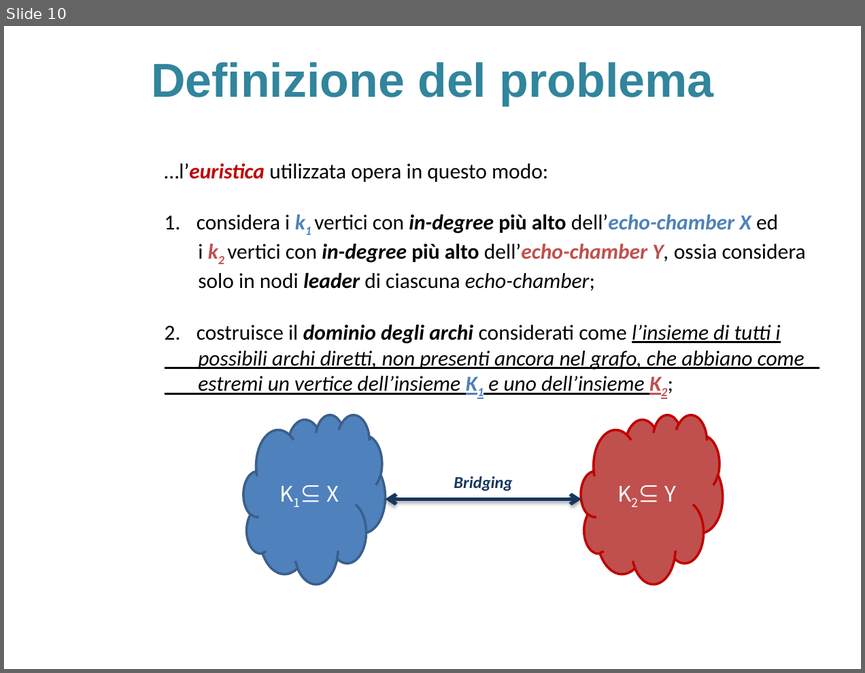
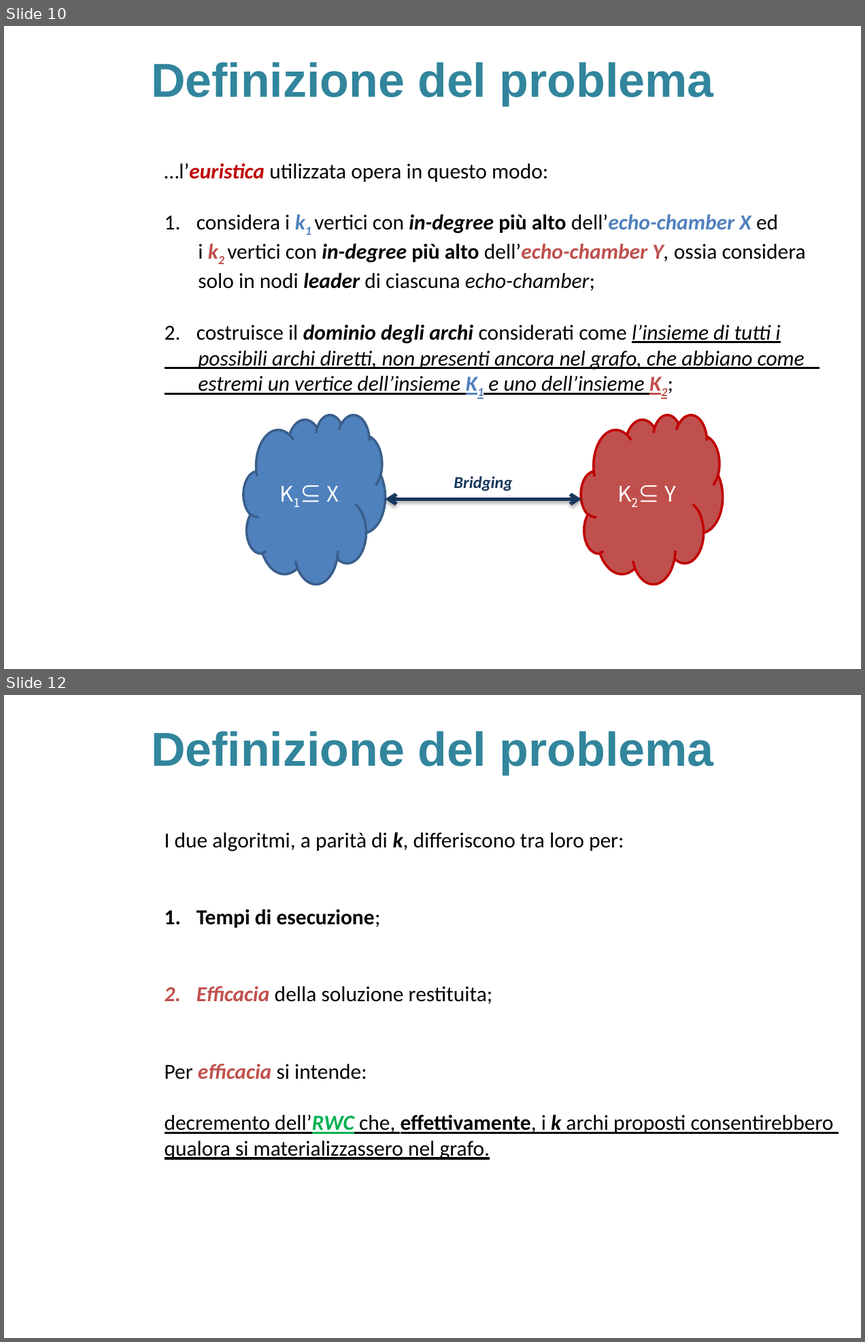
Before and after one commit to sidious1991/TesiLatex, a slide deck: PRESENTAZIONE_TESI/presentazione_agostini_stefano.pptx. Shown one above the other, each under a label of ours: slide 10 before the commit, slides 10 and 12 after it; the slides between them are not shown. The pictures are 865x673 and 865x1342 pixels, drawn with LibreOffice and Linux fonts; fonts in the diff are those of the drawing; background and template pictures are left out. Boxes give left, top, right and bottom in pixels: in the first picture for what was removed or moved away, otherwise in the second. Text is boxed around its words. In the diff, an @@ line names an element or a change of style, - is before the commit and + after.

```diff
--- a/PRESENTAZIONE_TESI/presentazione_agostini_stefano.pptx
+++ b/PRESENTAZIONE_TESI/presentazione_agostini_stefano.pptx
@@ slide 12 added at [4, 695, 861, 1338], background picture (left out) @@
@@ title added at [151, 731, 714, 775], 40 pt, text #31859C, bold @@
+Definizione del problema
@@ text added at [164, 832, 834, 1159], 18 pt, text #000000 @@
+I due algoritmi, a parità di k, differiscono tra loro per:
+1. Tempi di esecuzione;
+2. Efficacia della soluzione restituita;
+Per efficacia si intende:
+decremento dell’RWC che, effettivamente, i k archi proposti consentirebbero
+qualora si materializzassero nel grafo.
```
Also in this commit, not shown: 2 slides changed, 2 other slides added, 7 other files.
